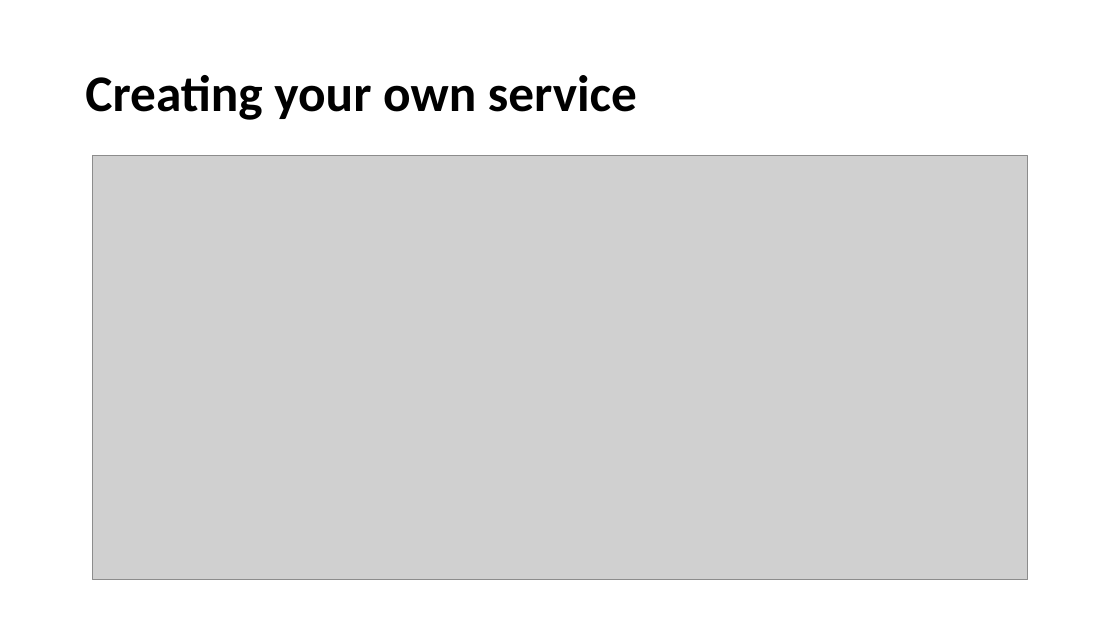
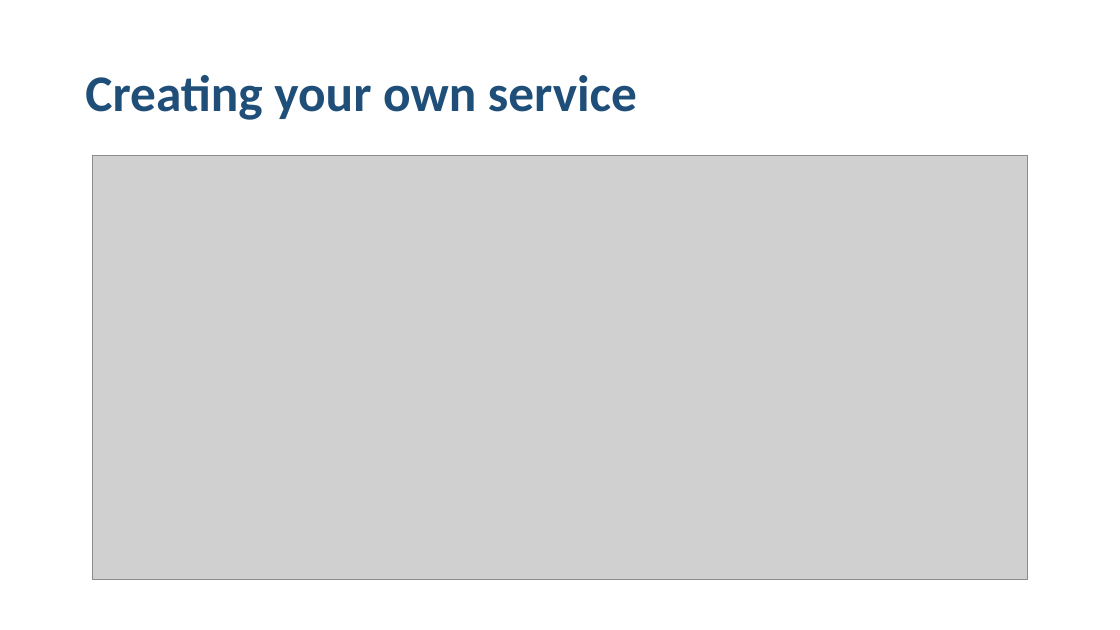
Before and after one commit to santoshkar/Angular, a slide deck: slide 37 of Angular JS draft.pptx. Drawn at 1120x630 pixels with LibreOffice and Linux fonts; fonts in the diff are those of the drawing; grey boxes stand for pictures. Boxes give left, top, right and bottom in pixels: in the first picture for what was removed or moved away, otherwise in the second. Text is boxed around its words. In the diff, an @@ line names an element or a change of style, - is before the commit and + after.

```diff
--- a/Angular JS draft.pptx
+++ b/Angular JS draft.pptx
@@ title "Creating your own service" at bbox=[85, 75, 637, 120]: text colour #000000 to #1F4E79 @@
```
Also in this commit, not shown: 15 other slides changed, 8 slides added, 1 slide removed, 4 other files.
